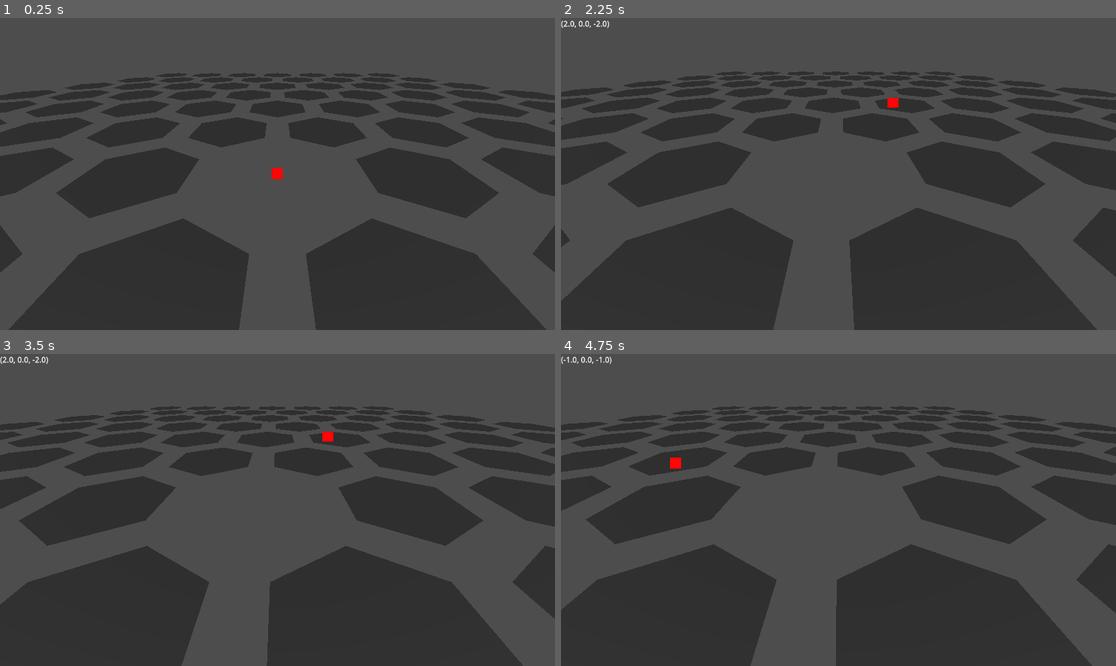
Above: before the commit, frames 1-4 (two rows, left to right).
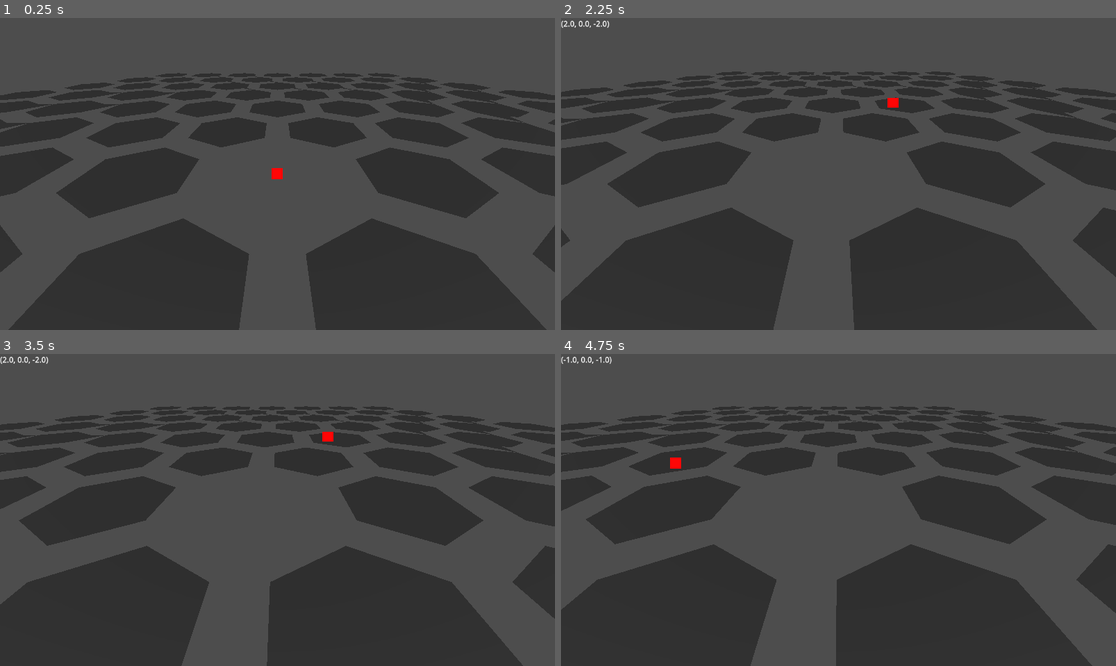
Above: after the commit, the same moments.

Repository: Deathlymad/basin_game
Game: Godot game, scene res://scenes/MainScene/MainScene.tscn
Same seed, same stepped clock (60 frames per second), same inputs: the game is played once before the commit and once after it.
Inputs (mouse positions are in pixels of both pictures, inside the frame that each line leads up to):
- Up to frame 1 (0.25 s): no input
- Up to frame 2 (2.25 s): tap Enter at 0.5 s; move the mouse to (960, 158) at 0.52 s; hold D (right) 0.53-1.28 s; hold Middle mouse button (Middle_Click) 0.53-1.28 s; tap Space at 1.25 s; move the mouse to (727, 189) at 1.27 s; hold Down (backward) 1.28-2.03 s; right-click (727, 189) at 1.35 s; move the mouse to (894, 105) at 2.02 s; hold D (right) from 2.03 s (still down); hold Mouse wheel up (ZoomIn) from 2.03 s (still down)
- Up to frame 3 (3.5 s): move the mouse to (249, 572) at 2.77 s; release D (right) at 2.78 s; release Mouse wheel up (ZoomIn) at 2.78 s; hold Shift (SpeedUp) from 2.78 s (still down); tap Mouse wheel down (ZoomOut) at 2.85 s
- Up to frame 4 (4.75 s): tap Enter at 3.5 s; move the mouse to (1005, 556) at 3.52 s; release Shift (SpeedUp) at 3.53 s; hold Middle mouse button (Middle_Click) 3.53-4.28 s; hold A (left) from 3.53 s (still down); tap Space at 4.25 s; move the mouse to (672, 463) at 4.27 s; right-click (672, 463) at 4.35 s

The runs differ from the first frame. In frame 1, 0.3% of the frame differs, in the area x 0-100%, y 18-36%; in frame 2, 0.3%; in frame 3, 0.3%; in frame 4, 0.3%.

Commit message:
working on connectors

Diff:
--- a/scenes/HexGridScene/hex_grid_scene.gd
+++ b/scenes/HexGridScene/hex_grid_scene.gd
@@ -11,13 +11,10 @@
 	start_pos = start_pos.step_in_dir(direction)
 	var root = start_pos.duplicate()
 
-	print("==============================", direction, " ", next_dir, "==============================")
-
 	for i in range(size):
 		var hex = Hexagon.new()
 		hex.hex_position = start_pos.duplicate().minus(root)
 		hex.grid_radius = size
-		print(hex.hex_position)
 		hexagons.append(hex)
 		var step_pos = start_pos.duplicate()
 		start_pos.step_in_dir(direction)
@@ -26,11 +23,9 @@
 			hex = Hexagon.new()
 			hex.hex_position = step_pos.duplicate().minus(root)
 			hex.grid_radius = size
-			print(hex.hex_position)
 			hexagons.append(hex)
 			step_pos.step_in_dir(next_dir)
 
-	print("============================================================")
 	generate_mesh()
 	global_position = root.to_carthesian()
 
@@ -41,8 +36,25 @@
 		arrays[Mesh.ARRAY_INDEX].append_array(res[1])
 
 
-func add_connectors_to_grid():
-	pass
+func add_connectors_to_grid(arrays):
+	var i = 0
+	var last_in_major_dir = 0
+	var next_dir = HexHelper.get_next_hex_direction(direction)
+	for h in range(size):
+
+		#pass
+
+		i += 7
+		for j in range(size - h - 2):
+
+			i += 7
+			arrays[Mesh.ARRAY_INDEX].append(i + direction)
+			arrays[Mesh.ARRAY_INDEX].append(i + next_dir)
+			arrays[Mesh.ARRAY_INDEX].append(i + 7 + HexHelper.get_opposite_hex_direction(direction))
+			arrays[Mesh.ARRAY_INDEX].append(i + next_dir)
+			arrays[Mesh.ARRAY_INDEX].append(i + 7 + HexHelper.get_opposite_hex_direction(direction))
+			arrays[Mesh.ARRAY_INDEX].append(i + 7 + HexHelper.get_opposite_hex_direction(next_dir))
+
 
 func generate_mesh():
 	var arrays = []
@@ -51,7 +63,7 @@
 	arrays[Mesh.ARRAY_INDEX] = PackedInt32Array()
 
 	add_hexagons_to_geometry(arrays)
-
+	add_connectors_to_grid(arrays)
 	# Create the Mesh.
 	$MeshInstance3D.mesh = ArrayMesh.new()
 	$MeshInstance3D.mesh.add_surface_from_arrays(Mesh.PRIMITIVE_TRIANGLES, arrays)
--- a/scenes/MainScene/MainScene.tscn
+++ b/scenes/MainScene/MainScene.tscn
@@ -22,26 +22,26 @@
 
 [node name="Node3D2" type="Node3D" parent="."]
 
-[node name="Basin#HexGridScene2" parent="Node3D2" instance=ExtResource("3_y65c2")]
+[node name="NorthEastChunk" parent="Node3D2" instance=ExtResource("3_y65c2")]
 size = 6
 
-[node name="Basin#HexGridScene3" parent="Node3D2" instance=ExtResource("3_y65c2")]
+[node name="EastChunk" parent="Node3D2" instance=ExtResource("3_y65c2")]
 size = 6
 direction = 1
 
-[node name="Basin#HexGridScene4" parent="Node3D2" instance=ExtResource("3_y65c2")]
+[node name="SouthEastChunk" parent="Node3D2" instance=ExtResource("3_y65c2")]
 size = 6
 direction = 2
 
-[node name="Basin#HexGridScene5" parent="Node3D2" instance=ExtResource("3_y65c2")]
+[node name="SouthWestCHunk" parent="Node3D2" instance=ExtResource("3_y65c2")]
 size = 6
 direction = 3
 
-[node name="Basin#HexGridScene6" parent="Node3D2" instance=ExtResource("3_y65c2")]
+[node name="WestChunk" parent="Node3D2" instance=ExtResource("3_y65c2")]
 size = 6
 direction = 4
 
-[node name="Basin#HexGridScene" parent="Node3D2" instance=ExtResource("3_y65c2")]
+[node name="NoethWestChunk" parent="Node3D2" instance=ExtResource("3_y65c2")]
 size = 6
 direction = 5
 
--- a/scripts/hex_helper.gd
+++ b/scripts/hex_helper.gd
@@ -20,6 +20,8 @@
 	return (dir + 1) % HexDirection.DIRECTION_MAX
 static func get_prev_hex_direction(dir : HexDirection):
 	return (HexDirection.DIRECTION_MAX + dir - 1) % HexDirection.DIRECTION_MAX
+static func get_opposite_hex_direction(dir : HexDirection):
+	return (dir + 4) % HexDirection.DIRECTION_MAX
 
 class HexCoordinate:
 	var pos : Vector3
